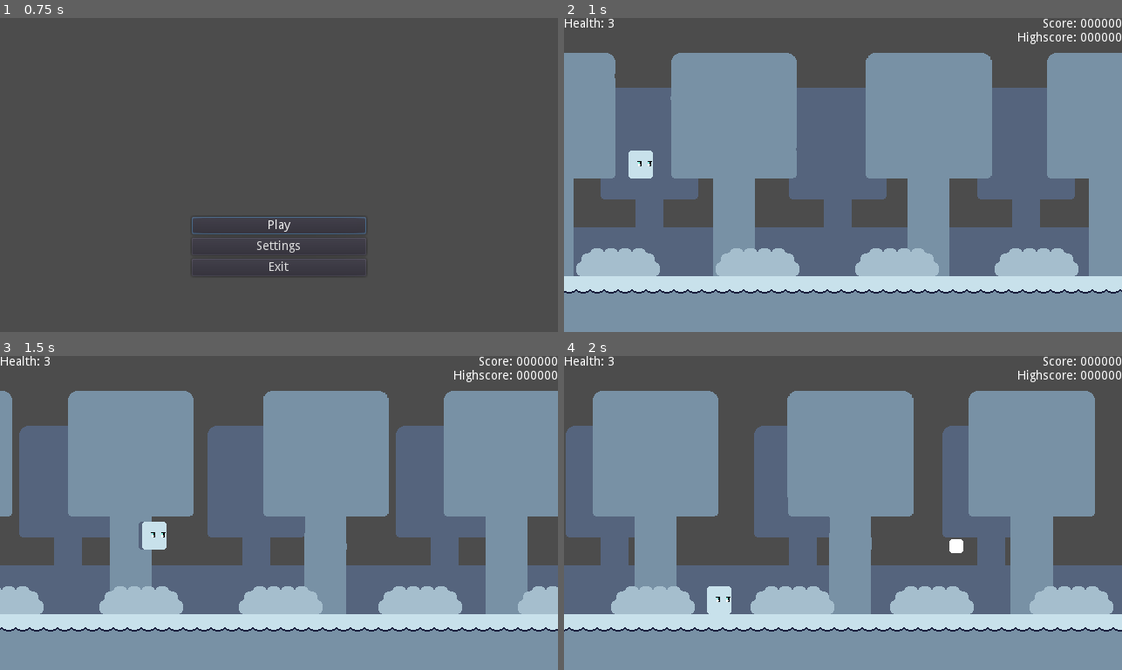
Above: before the commit, frames 1-4 (two rows, left to right).
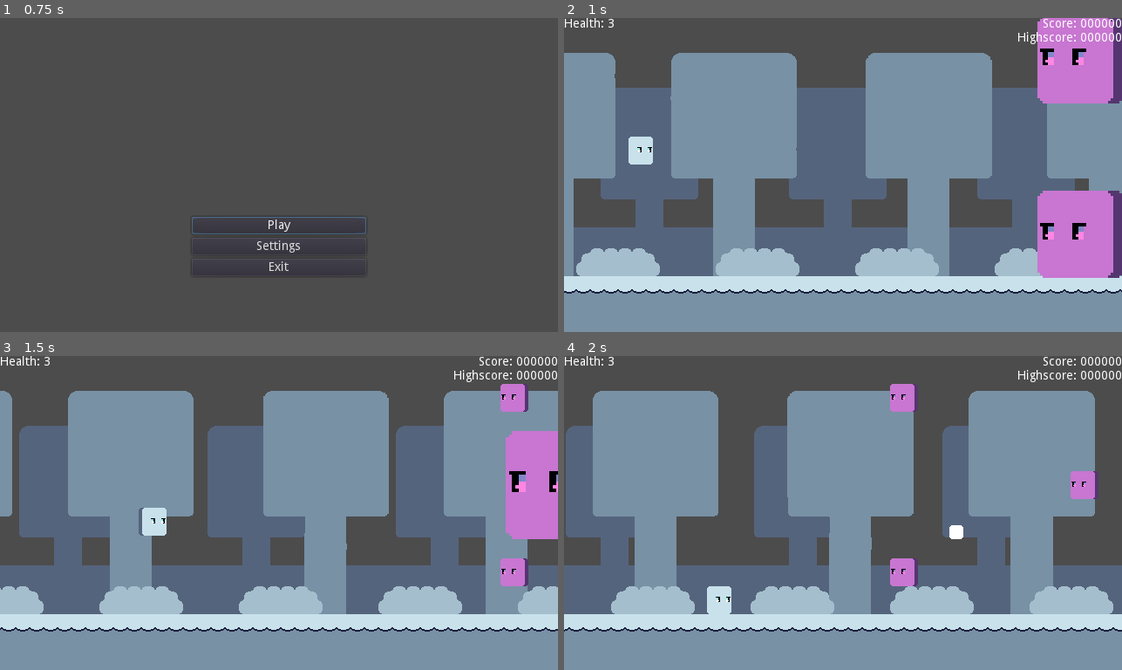
Above: after the commit, the same moments.

Repository: NexusrexDev/Geoshootria
Game: Godot game, scene res://Scenes/Rooms/MainMenu.tscn
The game is run twice, just before and just after one commit, with the same random seed, the same clock (stepped at 60 frames per second) and the same inputs. The project has no main scene, so this scene is started directly.
Inputs:
- Up to frame 1 (0.75 s): tap Enter (ui_select) at 0.5 s; hold D (ui_right) from 0.53 s (still down)
- Up to frame 2 (1 s): keep holding D (ui_right); tap Space (ui_accept) at 0.77 s
- Up to frame 3 (1.5 s): release D (ui_right) at 1.28 s; hold S (ui_down) from 1.28 s (still down)
- Up to frame 4 (2 s): keep holding S (ui_down); tap Space (ui_accept) at 1.52 s

Frame 1 is identical in both runs. In frame 2, 8.5% of the frame differs, in the area x 11-100%, y 0-83%; in frame 3, 4.5%; in frame 4, 1.5%.

Commit message:
Created the easy patterns, empowering pattern, tweaked values in several enemies and fixed a menu bug

Diff:
--- /dev/null
+++ b/Assets/Resources/easyPattern0.tres
@@ -0,0 +1,57 @@
+[gd_resource type="Resource" load_steps=9 format=2]
+
+[ext_resource path="res://Scripts/CustomResources/Spawner/enemyResource.gd" type="Script" id=1]
+[ext_resource path="res://Scripts/CustomResources/Spawner/patternResource.gd" type="Script" id=2]
+
+[sub_resource type="Resource" id=1]
+resource_name = "Normal"
+script = ExtResource( 1 )
+enemyType = 0
+createAtPlayer = false
+enemyPosition = Vector2( 688, 136 )
+timeBreak = 0.35
+
+[sub_resource type="Resource" id=2]
+resource_name = "Normal"
+script = ExtResource( 1 )
+enemyType = 0
+createAtPlayer = false
+enemyPosition = Vector2( 688, 88 )
+timeBreak = 0.35
+
+[sub_resource type="Resource" id=3]
+resource_name = "Normal"
+script = ExtResource( 1 )
+enemyType = 0
+createAtPlayer = false
+enemyPosition = Vector2( 688, 40 )
+timeBreak = 2.0
+
+[sub_resource type="Resource" id=4]
+resource_name = "Normal"
+script = ExtResource( 1 )
+enemyType = 0
+createAtPlayer = false
+enemyPosition = Vector2( 688, 192 )
+timeBreak = 0.35
+
+[sub_resource type="Resource" id=5]
+resource_name = "Normal"
+script = ExtResource( 1 )
+enemyType = 0
+createAtPlayer = false
+enemyPosition = Vector2( 688, 240 )
+timeBreak = 0.35
+
+[sub_resource type="Resource" id=6]
+resource_name = "Normal"
+script = ExtResource( 1 )
+enemyType = 0
+createAtPlayer = false
+enemyPosition = Vector2( 688, 288 )
+timeBreak = 0.0
+
+[resource]
+resource_name = "Easy-0"
+script = ExtResource( 2 )
+enemyList = [ SubResource( 1 ), SubResource( 2 ), SubResource( 3 ), SubResource( 4 ), SubResource( 5 ), SubResource( 6 ) ]
--- /dev/null
+++ b/Assets/Resources/easyPattern1.tres
@@ -0,0 +1,136 @@
+[gd_resource type="Resource" load_steps=22 format=2]
+
+[ext_resource path="res://Scripts/CustomResources/Spawner/patternResource.gd" type="Script" id=1]
+[ext_resource path="res://Scripts/CustomResources/Spawner/enemyResource.gd" type="Script" id=2]
+[ext_resource path="res://Scripts/CustomResources/directionResource.gd" type="Script" id=3]
+
+[sub_resource type="Resource" id=1]
+resource_name = "Direction"
+script = ExtResource( 3 )
+dir = 1
+
+[sub_resource type="Resource" id=2]
+resource_name = "Sinewave"
+script = ExtResource( 2 )
+enemyType = 1
+createAtPlayer = false
+enemyPosition = Vector2( 688, 164 )
+creationProperties = SubResource( 1 )
+timeBreak = 0.3
+
+[sub_resource type="Resource" id=3]
+resource_name = "Direction"
+script = ExtResource( 3 )
+dir = 1
+
+[sub_resource type="Resource" id=4]
+resource_name = "Sinewave"
+script = ExtResource( 2 )
+enemyType = 1
+createAtPlayer = false
+enemyPosition = Vector2( 688, 164 )
+creationProperties = SubResource( 3 )
+timeBreak = 0.3
+
+[sub_resource type="Resource" id=5]
+resource_name = "Direction"
+script = ExtResource( 3 )
+dir = 1
+
+[sub_resource type="Resource" id=6]
+resource_name = "Sinewave"
+script = ExtResource( 2 )
+enemyType = 1
+createAtPlayer = false
+enemyPosition = Vector2( 688, 164 )
+creationProperties = SubResource( 5 )
+timeBreak = 2.0
+
+[sub_resource type="Resource" id=10]
+resource_name = "Direction"
+script = ExtResource( 3 )
+dir = 1
+
+[sub_resource type="Resource" id=7]
+resource_name = "Sinewave"
+script = ExtResource( 2 )
+enemyType = 1
+createAtPlayer = false
+enemyPosition = Vector2( 688, 256 )
+creationProperties = SubResource( 10 )
+timeBreak = 0.3
+
+[sub_resource type="Resource" id=11]
+resource_name = "Direction"
+script = ExtResource( 3 )
+dir = 1
+
+[sub_resource type="Resource" id=8]
+resource_name = "Sinewave"
+script = ExtResource( 2 )
+enemyType = 1
+createAtPlayer = false
+enemyPosition = Vector2( 688, 256 )
+creationProperties = SubResource( 11 )
+timeBreak = 0.3
+
+[sub_resource type="Resource" id=12]
+resource_name = "Direction"
+script = ExtResource( 3 )
+dir = 1
+
+[sub_resource type="Resource" id=9]
+resource_name = "Sinewave"
+script = ExtResource( 2 )
+enemyType = 1
+createAtPlayer = false
+enemyPosition = Vector2( 688, 256 )
+creationProperties = SubResource( 12 )
+timeBreak = 2.0
+
+[sub_resource type="Resource" id=13]
+resource_name = "Direction"
+script = ExtResource( 3 )
+dir = 1
+
+[sub_resource type="Resource" id=14]
+resource_name = "Sinewave"
+script = ExtResource( 2 )
+enemyType = 1
+createAtPlayer = false
+enemyPosition = Vector2( 688, 72 )
+creationProperties = SubResource( 13 )
+timeBreak = 0.3
+
+[sub_resource type="Resource" id=15]
+resource_name = "Direction"
+script = ExtResource( 3 )
+dir = 1
+
+[sub_resource type="Resource" id=16]
+resource_name = "Sinewave"
+script = ExtResource( 2 )
+enemyType = 1
+createAtPlayer = false
+enemyPosition = Vector2( 688, 72 )
+creationProperties = SubResource( 15 )
+timeBreak = 0.3
+
+[sub_resource type="Resource" id=17]
+resource_name = "Direction"
+script = ExtResource( 3 )
+dir = 1
+
+[sub_resource type="Resource" id=18]
+resource_name = "Sinewave"
+script = ExtResource( 2 )
+enemyType = 1
+createAtPlayer = false
+enemyPosition = Vector2( 688, 72 )
+creationProperties = SubResource( 17 )
+timeBreak = 0.0
+
+[resource]
+resource_name = "Easy-1"
+script = ExtResource( 1 )
+enemyList = [ SubResource( 2 ), SubResource( 4 ), SubResource( 6 ), SubResource( 7 ), SubResource( 8 ), SubResource( 9 ), SubResource( 14 ), SubResource( 16 ), SubResource( 18 ) ]
--- /dev/null
+++ b/Assets/Resources/easyPattern2.tres
@@ -0,0 +1,38 @@
+[gd_resource type="Resource" load_steps=8 format=2]
+
+[ext_resource path="res://Scripts/CustomResources/Spawner/patternResource.gd" type="Script" id=1]
+[ext_resource path="res://Scripts/CustomResources/introResource.gd" type="Script" id=2]
+[ext_resource path="res://Scripts/CustomResources/Spawner/enemyResource.gd" type="Script" id=3]
+
+[sub_resource type="Resource" id=1]
+resource_name = "Intro position"
+script = ExtResource( 2 )
+gotoPos = Vector2( 0, 96 )
+
+[sub_resource type="Resource" id=2]
+resource_name = "Charger"
+script = ExtResource( 3 )
+enemyType = 3
+createAtPlayer = false
+enemyPosition = Vector2( 592, -32 )
+creationProperties = SubResource( 1 )
+timeBreak = 1.2
+
+[sub_resource type="Resource" id=3]
+resource_name = "Intro position"
+script = ExtResource( 2 )
+gotoPos = Vector2( 0, -128 )
+
+[sub_resource type="Resource" id=4]
+resource_name = "Charger"
+script = ExtResource( 3 )
+enemyType = 3
+createAtPlayer = false
+enemyPosition = Vector2( 448, 392 )
+creationProperties = SubResource( 3 )
+timeBreak = 0.0
+
+[resource]
+resource_name = "Easy-2"
+script = ExtResource( 1 )
+enemyList = [ SubResource( 2 ), SubResource( 4 ) ]
--- /dev/null
+++ b/Assets/Resources/easyPattern3.tres
@@ -0,0 +1,52 @@
+[gd_resource type="Resource" load_steps=10 format=2]
+
+[ext_resource path="res://Scripts/CustomResources/Spawner/patternResource.gd" type="Script" id=1]
+[ext_resource path="res://Scripts/CustomResources/Spawner/enemyResource.gd" type="Script" id=2]
+[ext_resource path="res://Scripts/CustomResources/introResource.gd" type="Script" id=3]
+
+[sub_resource type="Resource" id=1]
+resource_name = "Intro position"
+script = ExtResource( 3 )
+gotoPos = Vector2( -96, 0 )
+
+[sub_resource type="Resource" id=2]
+resource_name = "Dasher"
+script = ExtResource( 2 )
+enemyType = 4
+createAtPlayer = false
+enemyPosition = Vector2( 688, 64 )
+creationProperties = SubResource( 1 )
+timeBreak = 0.0
+
+[sub_resource type="Resource" id=3]
+resource_name = "Intro position"
+script = ExtResource( 3 )
+gotoPos = Vector2( -96, 0 )
+
+[sub_resource type="Resource" id=4]
+resource_name = "Dasher"
+script = ExtResource( 2 )
+enemyType = 4
+createAtPlayer = false
+enemyPosition = Vector2( 688, 264 )
+creationProperties = SubResource( 3 )
+timeBreak = 0.6
+
+[sub_resource type="Resource" id=5]
+resource_name = "Intro position"
+script = ExtResource( 3 )
+gotoPos = Vector2( -96, 0 )
+
+[sub_resource type="Resource" id=6]
+resource_name = "Dasher"
+script = ExtResource( 2 )
+enemyType = 4
+createAtPlayer = false
+enemyPosition = Vector2( 688, 164 )
+creationProperties = SubResource( 5 )
+timeBreak = 0.0
+
+[resource]
+resource_name = "Easy-3"
+script = ExtResource( 1 )
+enemyList = [ SubResource( 2 ), SubResource( 4 ), SubResource( 6 ) ]
--- /dev/null
+++ b/Assets/Resources/easyPattern4.tres
@@ -0,0 +1,38 @@
+[gd_resource type="Resource" load_steps=8 format=2]
+
+[ext_resource path="res://Scripts/CustomResources/Spawner/patternResource.gd" type="Script" id=1]
+[ext_resource path="res://Scripts/CustomResources/directionResource.gd" type="Script" id=2]
+[ext_resource path="res://Scripts/CustomResources/Spawner/enemyResource.gd" type="Script" id=3]
+
+[sub_resource type="Resource" id=1]
+resource_name = "Direction"
+script = ExtResource( 2 )
+dir = 1
+
+[sub_resource type="Resource" id=2]
+resource_name = "Zigzag"
+script = ExtResource( 3 )
+enemyType = 6
+createAtPlayer = false
+enemyPosition = Vector2( 688, 72 )
+creationProperties = SubResource( 1 )
+timeBreak = 1.8
+
+[sub_resource type="Resource" id=3]
+resource_name = "Direction"
+script = ExtResource( 2 )
+dir = -1
+
+[sub_resource type="Resource" id=4]
+resource_name = "Zigzag"
+script = ExtResource( 3 )
+enemyType = 6
+createAtPlayer = false
+enemyPosition = Vector2( 688, 256 )
+creationProperties = SubResource( 3 )
+timeBreak = 0.0
+
+[resource]
+resource_name = "Easy-4"
+script = ExtResource( 1 )
+enemyList = [ SubResource( 2 ), SubResource( 4 ) ]
--- /dev/null
+++ b/Assets/Resources/empoweringPattern.tres
@@ -0,0 +1,57 @@
+[gd_resource type="Resource" load_steps=9 format=2]
+
+[ext_resource path="res://Scripts/CustomResources/Spawner/patternResource.gd" type="Script" id=1]
+[ext_resource path="res://Scripts/CustomResources/Spawner/enemyResource.gd" type="Script" id=2]
+
+[sub_resource type="Resource" id=1]
+resource_name = "Normal"
+script = ExtResource( 2 )
+enemyType = 0
+createAtPlayer = false
+enemyPosition = Vector2( 688, 164 )
+timeBreak = 0.3
+
+[sub_resource type="Resource" id=2]
+resource_name = "Normal"
+script = ExtResource( 2 )
+enemyType = 0
+createAtPlayer = false
+enemyPosition = Vector2( 688, 100 )
+timeBreak = 0.0
+
+[sub_resource type="Resource" id=3]
+resource_name = "Normal"
+script = ExtResource( 2 )
+enemyType = 0
+createAtPlayer = false
+enemyPosition = Vector2( 688, 228 )
+timeBreak = 0.3
+
+[sub_resource type="Resource" id=4]
+resource_name = "Normal"
+script = ExtResource( 2 )
+enemyType = 0
+createAtPlayer = false
+enemyPosition = Vector2( 688, 40 )
+timeBreak = 0.0
+
+[sub_resource type="Resource" id=5]
+resource_name = "Normal"
+script = ExtResource( 2 )
+enemyType = 0
+createAtPlayer = false
+enemyPosition = Vector2( 688, 164 )
+timeBreak = 0.0
+
+[sub_resource type="Resource" id=6]
+resource_name = "Normal"
+script = ExtResource( 2 )
+enemyType = 0
+createAtPlayer = false
+enemyPosition = Vector2( 688, 288 )
+timeBreak = 0.0
+
+[resource]
+resource_name = "empowering"
+script = ExtResource( 1 )
+enemyList = [ SubResource( 1 ), SubResource( 2 ), SubResource( 3 ), SubResource( 4 ), SubResource( 5 ), SubResource( 6 ) ]
--- a/Scenes/Objects/Enemies/chargerEnemy.tscn
+++ b/Scenes/Objects/Enemies/chargerEnemy.tscn
@@ -8,7 +8,7 @@
 [node name="chargerEnemy" instance=ExtResource( 2 )]
 script = ExtResource( 1 )
 introType = 1
-health = 4
+health = 3
 forwardMotion = Vector2( -200, 0 )
 chargeTime = 1.0
 
--- a/Scenes/Objects/Enemies/dasherEnemy.tscn
+++ b/Scenes/Objects/Enemies/dasherEnemy.tscn
@@ -8,7 +8,7 @@
 introType = 2
 health = 2
 anticipateTime = 0.2
-forwardMotion = Vector2( -550, 0 )
+forwardMotion = Vector2( -400, 0 )
 
 [node name="Sprite" parent="." index="1"]
 modulate = Color( 1, 0.52549, 0.890196, 1 )
--- a/Scenes/Objects/Enemies/normalEnemy.tscn
+++ b/Scenes/Objects/Enemies/normalEnemy.tscn
@@ -5,5 +5,5 @@
 
 [node name="normalEnemy" instance=ExtResource( 1 )]
 script = ExtResource( 2 )
-health = 2
-forwardMotion = Vector2( -200, 0 )
+health = 1
+forwardMotion = Vector2( -240, 0 )
--- a/Scenes/Objects/Enemies/sineEnemy.tscn
+++ b/Scenes/Objects/Enemies/sineEnemy.tscn
@@ -5,9 +5,9 @@
 [ext_resource path="res://Scripts/Enemies/sineEnemy.gd" type="Script" id=3]
 
 [sub_resource type="Resource" id=1]
-resource_name = "Sine direction"
+resource_name = "Direction"
 script = ExtResource( 2 )
-sineDir = 1
+dir = 1
 
 [node name="sineEnemy" instance=ExtResource( 1 )]
 script = ExtResource( 3 )
--- a/Scenes/Objects/Enemies/zigzagEnemy.tscn
+++ b/Scenes/Objects/Enemies/zigzagEnemy.tscn
@@ -1,13 +1,20 @@
-[gd_scene load_steps=3 format=2]
+[gd_scene load_steps=5 format=2]
 
 [ext_resource path="res://Scenes/Objects/Enemy.tscn" type="PackedScene" id=1]
 [ext_resource path="res://Scripts/Enemies/zigzagEnemy.gd" type="Script" id=2]
+[ext_resource path="res://Scenes/Objects/enemyProjectile.tscn" type="PackedScene" id=3]
+[ext_resource path="res://Scripts/projectileCreator.gd" type="Script" id=4]
 
 [node name="zigzagEnemy" instance=ExtResource( 1 )]
 script = ExtResource( 2 )
 health = 2
 forwardMotion = Vector2( -200, 0 )
-timerValues = [ 1.2, 0.6 ]
+timerValues = [ 1.2, 1.0 ]
 
 [node name="Sprite" parent="." index="1"]
 modulate = Color( 0.576471, 0.52549, 1, 1 )
+
+[node name="projectileCreator" type="Position2D" parent="." index="4"]
+position = Vector2( 0, -16 )
+script = ExtResource( 4 )
+projectileReferences = [ ExtResource( 3 ) ]
--- a/Scenes/Objects/Spawner.tscn
+++ b/Scenes/Objects/Spawner.tscn
@@ -18,7 +18,7 @@
 enemyReferences = [ ExtResource( 4 ), ExtResource( 3 ), ExtResource( 9 ), ExtResource( 6 ), ExtResource( 2 ), ExtResource( 8 ), ExtResource( 5 ), ExtResource( 7 ), null, null ]
 
 [node name="patternTimer" type="Timer" parent="."]
-wait_time = 0.35
+wait_time = 0.5
 one_shot = true
 
 [node name="enemyTimer" type="Timer" parent="."]
--- a/Scenes/Rooms/Level.tscn
+++ b/Scenes/Rooms/Level.tscn
@@ -6,7 +6,14 @@
 [ext_resource path="res://Assets/Prototype/Sprites/treebackPlaceholder.png" type="Texture" id=4]
 [ext_resource path="res://Assets/Prototype/Sprites/bushPlaceholder.png" type="Texture" id=5]
 [ext_resource path="res://Scripts/ParallaxManager.gd" type="Script" id=6]
+[ext_resource path="res://Scenes/Objects/Spawner.tscn" type="PackedScene" id=7]
 [ext_resource path="res://Scenes/Objects/HUD.tscn" type="PackedScene" id=8]
+[ext_resource path="res://Assets/Resources/empoweringPattern.tres" type="Resource" id=9]
+[ext_resource path="res://Assets/Resources/easyPattern0.tres" type="Resource" id=10]
+[ext_resource path="res://Assets/Resources/easyPattern3.tres" type="Resource" id=11]
+[ext_resource path="res://Assets/Resources/easyPattern4.tres" type="Resource" id=12]
+[ext_resource path="res://Assets/Resources/easyPattern1.tres" type="Resource" id=13]
+[ext_resource path="res://Assets/Resources/easyPattern2.tres" type="Resource" id=14]
 
 [sub_resource type="RectangleShape2D" id=1]
 extents = Vector2( 320, 32 )
@@ -23,7 +30,7 @@
 [node name="Level" type="Node2D"]
 
 [node name="Player" parent="." instance=ExtResource( 1 )]
-position = Vector2( 64, 184 )
+position = Vector2( 64, 168 )
 speed = 250
 
 [node name="CollisionLimits" type="StaticBody2D" parent="."]
@@ -107,5 +114,10 @@
 position = Vector2( -48, 164 )
 shape = SubResource( 4 )
 
+[node name="Spawner" parent="." instance=ExtResource( 7 )]
+enemyPatterns = [ ExtResource( 10 ), ExtResource( 13 ), ExtResource( 14 ), ExtResource( 11 ), ExtResource( 12 ) ]
+empoweringPattern = ExtResource( 9 )
+selectionMinMax = [ 5, 7 ]
+
 [connection signal="death" from="Player" to="HUD" method="gameOver"]
 [connection signal="healthChange" from="Player" to="HUD" method="healthUpdate"]
--- a/Scenes/Rooms/MainMenu.tscn
+++ b/Scenes/Rooms/MainMenu.tscn
@@ -33,7 +33,7 @@
 margin_right = 200.0
 margin_bottom = 68.0
 focus_neighbour_top = NodePath("../Settings")
-focus_neighbour_bottom = NodePath(".")
+focus_neighbour_bottom = NodePath("../Play")
 mouse_filter = 2
 text = "Exit"
 
--- a/Scripts/CustomResources/Spawner/enemyResource.gd
+++ b/Scripts/CustomResources/Spawner/enemyResource.gd
@@ -20,7 +20,7 @@
 export(bool) var createAtPlayer
 export(Vector2) var enemyPosition
 export(Resource) var creationProperties
-export(float, 0.05, 60) var timeBreak
+export(float, 0, 60) var timeBreak
 
 tool
 func _init():
--- a/Scripts/Enemies/aimEnemy.gd
+++ b/Scripts/Enemies/aimEnemy.gd
@@ -16,7 +16,7 @@
 	if player:
 		projectileCreator.shoot(0, projectileCreator.AT_OBJECT, 1, 0, player)
 	else:
-		projectileCreator.shoot(0, projectileCreator.ANGLE, 1, 0)
+		projectileCreator.shoot(0, projectileCreator.ANGLE, 1, 180)
 	shotCount -= 1
 	if shotCount > 0:
 		shooting()
--- a/Scripts/Enemies/chargerEnemy.gd
+++ b/Scripts/Enemies/chargerEnemy.gd
@@ -5,6 +5,7 @@
 export var forwardMotion: Vector2
 export var chargeTime: float = 0.5
 onready var projectileCreator = $projectileCreator
+var actionComplete: bool = false
 
 func startAction():
 	# Start charging
@@ -16,8 +17,15 @@
 		if player:
 			projectileCreator.shoot(0, projectileCreator.AT_OBJECT, 1, 0, player)
 		else:
-			projectileCreator.shoot(0, projectileCreator.ANGLE, 1, 0)
+			projectileCreator.shoot(0, projectileCreator.ANGLE, 1, 180)
 		yield(get_tree().create_timer(0.15),"timeout")
 	# Move on
 	var tempTween = get_tree().create_tween()
-	tempTween.tween_property(self, "motion", forwardMotion, 0.2)
+	yield(tempTween.tween_property(self, "motion", forwardMotion, 0.2), "finished")
+	actionComplete = true
+
+func _process(delta):
+	# This line is used to fix the speed when hitting the enemy
+	if actionComplete:
+		if motion.x != -200 || motion.x != -150:
+			motion = forwardMotion
--- a/Scripts/Enemies/zigzagEnemy.gd
+++ b/Scripts/Enemies/zigzagEnemy.gd
@@ -5,14 +5,29 @@
 export var forwardMotion: Vector2
 export(Array, float) var timerValues
 var zigzagDirection: int
+onready var projectileCreator = $projectileCreator
+var actionComplete: bool = false
 
 func startAction():
 	zigzagDirection = creationProperties.dir
 	motion = forwardMotion
 	yield(get_tree().create_timer(timerValues[0]),"timeout")
 	var tempTween = get_tree().create_tween()
-	tempTween.tween_property(self,"motion",Vector2(-forwardMotion.x * 0.5,128 * zigzagDirection),0.2)
+	tempTween.tween_property(self,"motion",Vector2(-forwardMotion.x * 0.5,128 * zigzagDirection), 0.2)
 	yield(get_tree().create_timer(timerValues[1]),"timeout")
+	# Shooting
+	var player = get_node("/root/Level/Player")
+	if player:
+		projectileCreator.shoot(0, projectileCreator.AT_OBJECT, 1, 0, player)
+	else:
+		projectileCreator.shoot(0, projectileCreator.ANGLE, 1, 180)
+	# Going forwards again
 	tempTween = get_tree().create_tween()
-	tempTween.tween_property(self,"motion",forwardMotion,0.2)
-	# Code to shoot when moving forwards goes here
+	yield(tempTween.tween_property(self,"motion",forwardMotion,0.2), "finished")
+	actionComplete = true
+
+func _process(delta):
+	# This line is used to fix the speed when hitting the enemy
+	if actionComplete:
+		if motion.x != -200 || motion.x != -150:
+			motion = forwardMotion
--- a/Scripts/Spawner.gd
+++ b/Scripts/Spawner.gd
@@ -100,9 +100,12 @@
 
 	# Incrementing the currentEnemy variable and setting the timer
 	currentEnemy += 1
-	enemyTimer.wait_time = currentTimeBreak
 	if currentEnemy != fullEnemies:
-		enemyTimer.start()
+		if currentTimeBreak == 0:
+			createEnemy()
+		else:
+			enemyTimer.wait_time = currentTimeBreak
+			enemyTimer.start()
 
 # This method is called once an enemy is destroyed/passed safely (using a signal)
 func enemyPassed():
--- a/Scripts/baseEnemy.gd
+++ b/Scripts/baseEnemy.gd
@@ -80,7 +80,7 @@
 		area.queue_free()
 		invisTimer.start()
 		# Knockback
-		temp_motion = motion
+		temp_motion = Vector2(motion.x, motion.y)
 		motion = Vector2(motion.x * 0.75, motion.y)
 		var knockBack = abs(motion.x) * 0.025
 		position += Vector2(knockBack, 0)
Not shown: 1 places in Scenes/Rooms/Level.tscn that only renumber resources
